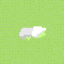
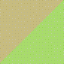
Two versions of the same layered image (64px x 64px). Layer-by-layer changes:
added layer "tile8" above "tile7" over (0, 0, 63, 64)
hid group "tile3" (2 layers) over (0, 0, 63, 64)
